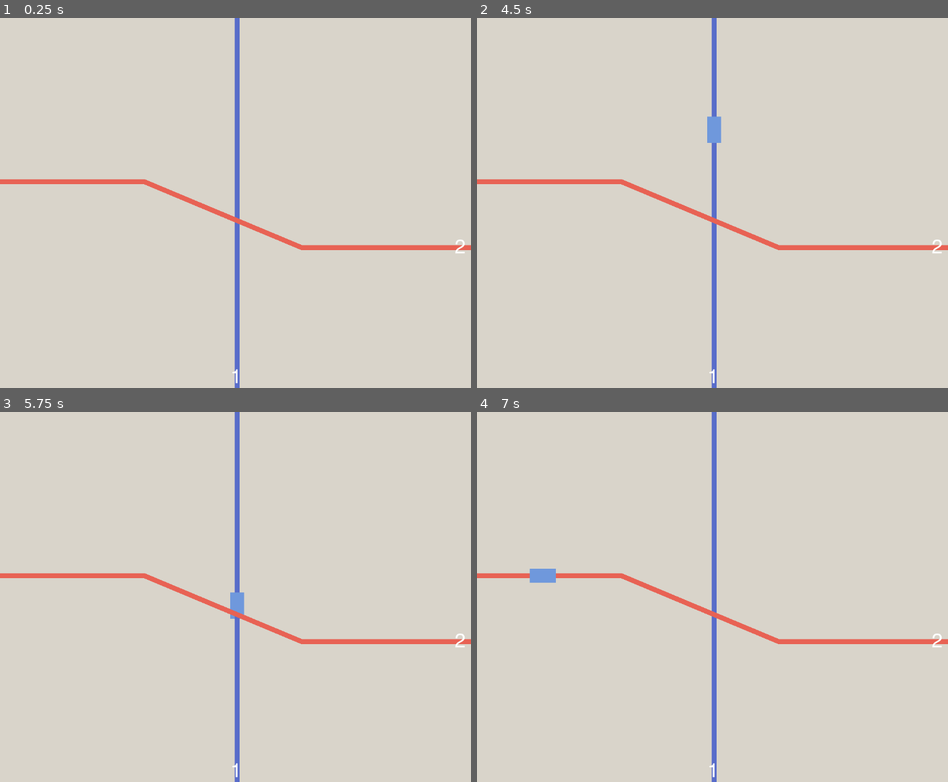
Above: before the commit, frames 1-4 (two rows, left to right).
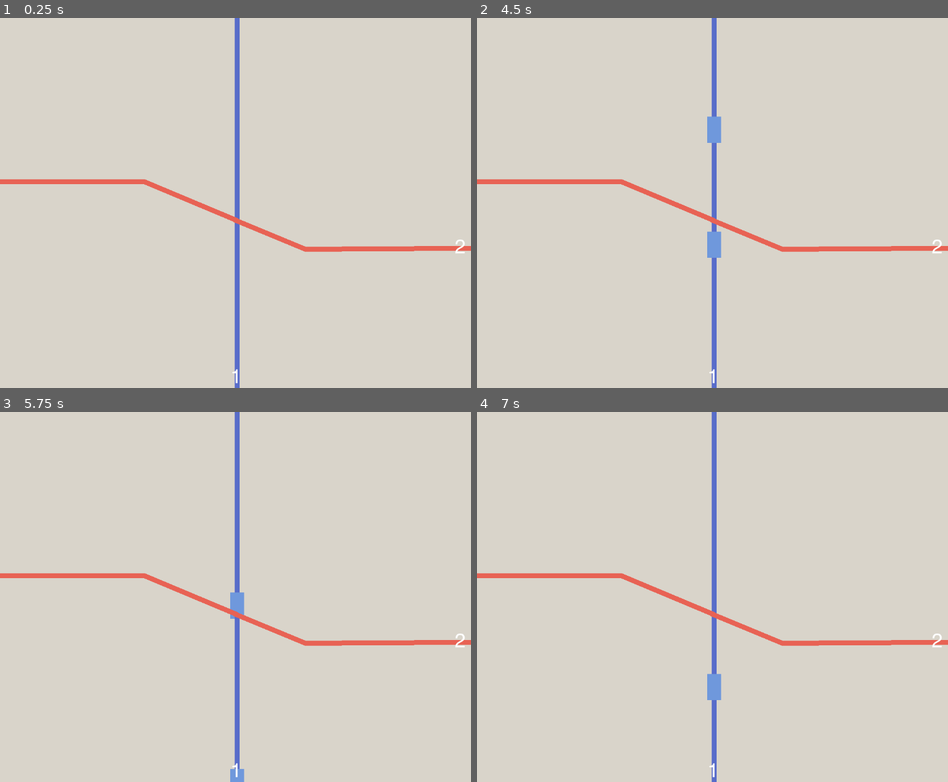
Above: after the commit, the same moments.

Repository: derukaeru/switchyard
Game: Godot game, scene res://src/scenes/main/main.tscn
Two runs of this game, one before a commit and one after it. Both use one fixed random seed, a clock stepped at 60 frames per second and the inputs below.
Inputs:
- Up to frame 1 (0.25 s): no input
- Up to frame 2 (4.5 s): tap Enter at 0.5, 2 s; hold Right 0.53-1.28 s; tap Alt at 0.6, 2.1, 3.6 s; tap Space at 1.25 s; hold Down 1.28-2.03 s; tap Shift at 1.35, 2.85, 4.35 s; hold Right 2.03-2.78 s; hold Up 2.78-3.53 s; hold Left from 3.53 s (still down)
- Up to frame 3 (5.75 s): release Left at 5.03 s; hold Down from 5.03 s (still down); tap Alt at 5.1 s
- Up to frame 4 (7 s): release Down at 5.78 s; hold Right 5.78-6.53 s; tap Shift at 5.85 s; hold Up from 6.53 s (still down); tap Alt at 6.6 s

The runs differ from the first frame. In frame 1, 0.3% of the frame differs, in the area x 49-100%, y 54-64%; in frame 2, 0.5%; in frame 3, 0.4%; in frame 4, 0.7%, in the area x 11-100%, y 42-78%.

Commit message:
feat: added the junction function

Diff:
--- a/src/scenes/maps/level_1.tscn
+++ b/src/scenes/maps/level_1.tscn
@@ -4,7 +4,7 @@
 [ext_resource type="PackedScene" uid="uid://cbe6816t855is" path="res://src/scenes/objects/train.tscn" id="1_pfttx"]
 [ext_resource type="Script" uid="uid://cuym172wt4qwo" path="res://src/scripts/components/rail.gd" id="2_5qwrs"]
 [ext_resource type="Script" uid="uid://bg601bgnlfut0" path="res://src/scripts/components/rail_label.gd" id="4_46tth"]
-[ext_resource type="Script" uid="uid://cmbqdyxgcl3ay" path="res://src/scripts/components/exit_rail.gd" id="5_h8pal"]
+[ext_resource type="Script" uid="uid://dp8ggqt5j2ynj" path="res://src/scripts/components/junction.gd" id="6_ju8f6"]
 
 [sub_resource type="Curve2D" id="Curve2D_m0mif"]
 _data = {
@@ -14,7 +14,7 @@
 
 [sub_resource type="Curve2D" id="Curve2D_h8pal"]
 _data = {
-"points": PackedVector2Array(0, 0, 0, 0, 580, 495, 0, 0, 0, 0, 580, 1194)
+"points": PackedVector2Array(0, 0, 0, 0, 580, 493, 0, 0, 0, 0, 580, 1025)
 }
 point_count = 2
 
@@ -26,7 +26,7 @@
 
 [sub_resource type="Curve2D" id="Curve2D_ju8f6"]
 _data = {
-"points": PackedVector2Array(0, 0, 0, 0, 580, 495, 0, 0, 0, 0, 738, 561, 0, 0, 0, 0, 1598, 561)
+"points": PackedVector2Array(0, 0, 0, 0, 573, 493, 0, 0, 0, 0, 747, 565, 0, 0, 0, 0, 1279, 562)
 }
 point_count = 3
 
@@ -41,9 +41,10 @@
 
 [node name="tracks" type="Node2D" parent="." unique_id=755398829]
 
-[node name="Rail" type="Path2D" parent="tracks" unique_id=2118364005]
+[node name="Rail" type="Path2D" parent="tracks" unique_id=2118364005 node_paths=PackedStringArray("end_junction")]
 curve = SubResource("Curve2D_m0mif")
 script = ExtResource("2_5qwrs")
+end_junction = NodePath("../Junction")
 rail_color = Color(0.3476, 0.4287066, 0.79, 1)
 metadata/_custom_type_script = "uid://cuym172wt4qwo"
 
@@ -51,29 +52,44 @@
 position = Vector2(580, -447)
 rotation = 1.5707964
 
-[node name="RailExit2" type="Path2D" parent="tracks" unique_id=328575882]
+[node name="Rail3" type="Path2D" parent="tracks" unique_id=304619894]
 curve = SubResource("Curve2D_h8pal")
-script = ExtResource("5_h8pal")
-metadata/_custom_type_script = "uid://cmbqdyxgcl3ay"
+script = ExtResource("2_5qwrs")
+metadata/_custom_type_script = "uid://cuym172wt4qwo"
 
-[node name="Rail2" type="Path2D" parent="tracks" unique_id=609968600]
+[node name="Rail2" type="Path2D" parent="tracks" unique_id=609968600 node_paths=PackedStringArray("end_junction")]
 curve = SubResource("Curve2D_5qwrs")
 script = ExtResource("2_5qwrs")
-rail_id = 2
+end_junction = NodePath("../Junction")
 rail_color = Color(0.91, 0.38584003, 0.32760003, 1)
+id = 2
 metadata/_custom_type_script = "uid://cuym172wt4qwo"
 
 [node name="train" parent="tracks/Rail2" unique_id=86710733 instance=ExtResource("1_pfttx")]
 position = Vector2(-600, 400)
 speed = 280
 
-[node name="RailExit" type="Path2D" parent="tracks" unique_id=146722968]
+[node name="Rail4" type="Path2D" parent="tracks" unique_id=875992632]
 curve = SubResource("Curve2D_ju8f6")
-script = ExtResource("5_h8pal")
+script = ExtResource("2_5qwrs")
 rail_color = Color(0.9098039, 0.38431373, 0.32941177, 1)
-metadata/_custom_type_script = "uid://cmbqdyxgcl3ay"
+id = 2
+metadata/_custom_type_script = "uid://cuym172wt4qwo"
 
-[node name="RailLabel" type="Label" parent="tracks" unique_id=754733772]
+[node name="Junction" type="Node2D" parent="tracks" unique_id=284340649 node_paths=PackedStringArray("rails")]
+position = Vector2(580, 495)
+script = ExtResource("6_ju8f6")
+rails = [NodePath("../Rail3"), NodePath("../Rail4")]
+metadata/_custom_type_script = "uid://dp8ggqt5j2ynj"
+
+[node name="labels" type="Control" parent="." unique_id=302543939]
+layout_mode = 3
+anchors_preset = 0
+offset_right = 40.0
+offset_bottom = 40.0
+
+[node name="RailLabel" type="Label" parent="labels" unique_id=754733772]
+layout_mode = 0
 offset_left = 564.0
 offset_top = 855.0
 offset_right = 604.0
@@ -83,7 +99,8 @@
 script = ExtResource("4_46tth")
 metadata/_custom_type_script = "uid://bg601bgnlfut0"
 
-[node name="RailLabel2" type="Label" parent="tracks" unique_id=1502186753]
+[node name="RailLabel2" type="Label" parent="labels" unique_id=1502186753]
+layout_mode = 0
 offset_left = 1112.0
 offset_top = 538.0
 offset_right = 1152.0
--- a/src/scenes/maps/level_2.gd
+++ b/src/scenes/maps/level_2.gd
@@ -1,11 +1 @@
 extends Node2D
-
-
-# Called when the node enters the scene tree for the first time.
-func _ready() -> void:
-	pass # Replace with function body.
-
-
-# Called every frame. 'delta' is the elapsed time since the previous frame.
-func _process(delta: float) -> void:
-	pass
--- a/src/scenes/maps/level_2.tscn
+++ b/src/scenes/maps/level_2.tscn
@@ -1,3 +1,6 @@
 [gd_scene format=3 uid="uid://c1ym5g1bxpeyb"]
 
+[ext_resource type="Script" uid="uid://ch6awljrbtrrn" path="res://src/scenes/maps/level_2.gd" id="1_hsvua"]
+
 [node name="level_2" type="Node2D" unique_id=1182047937]
+script = ExtResource("1_hsvua")
--- a/src/scenes/objects/train.gd
+++ b/src/scenes/objects/train.gd
@@ -4,17 +4,29 @@
 
 @export var train_color: Color = Color("6f98dc")
 @export var speed: int = 160
-
 @export var destination: int = 1
 
 func _ready() -> void:
 	cab.color = train_color
+	loop = false
 
 func _process(delta: float) -> void:
-	progress += delta * speed
+	var rail: Rail = get_parent() as Rail
+	var length: float = rail.curve.get_baked_length()
+	var target: float = progress + speed * delta
 
-	if progress_ratio >= 1.0:
-		finish()
+	if target < length:
+		progress = target
+		return
 
-func finish() -> void:
-	pass
+	var next := rail.get_next_rail()
+	if next == null:
+		progress = length
+		arrived()
+		return
+
+	reparent(next, false)
+	progress = target - length
+
+func arrived() -> void:
+	set_process(false)
--- a/src/scripts/autoloads/event_manager.gd
+++ b/src/scripts/autoloads/event_manager.gd
@@ -1,3 +1 @@
 extends Node
-
-signal building_destroyed(building)
--- a/src/scripts/components/building.gd
+++ /dev/null
@@ -1,20 +0,0 @@
-class_name Building extends Node
-
-var def: NodeDef
-var cell: Vector2i
-
-var hp: int
-var connected: bool = false
-
-func setup(d: NodeDef, c: Vector2i) -> void:
-	def = d
-	cell = c
-	hp = d.hp
-
-func take_damage(amount: int) -> void:
-	hp -= amount
-	if hp <= 0:
-		EventManager.building_destroyed.emit(self)
-
-func network_tick() -> void:
-	pass
--- a/src/scripts/components/exit_rail.gd
+++ /dev/null
@@ -1,14 +0,0 @@
-@tool
-class_name RailExit extends Path2D
-
-@onready var line: Line2D = Line2D.new()
-@export var rail_id: int = 1
-@export var rail_color: Color = Color(0.345, 0.423, 0.793, 1.0)
-
-func _ready() -> void:
-	add_child(line)
-	move_child(line, 0)
-
-	line.points = curve.get_baked_points()
-	line.width = 12
-	line.default_color = rail_color
--- /dev/null
+++ b/src/scripts/components/junction.gd
@@ -0,0 +1,15 @@
+class_name Junction extends Node2D
+
+signal switched(rail_index: int)
+
+@export var rails: Array[Rail] = []
+@export var rail_index: int = 0
+
+func switch_track() -> void:
+	if rails.size() < 2:
+		return
+	rail_index = (rail_index + 1) % rails.size()
+	switched.emit(rail_index)
+
+func get_active_rail() -> Path2D:
+	return rails[rail_index] if not rails.is_empty() else null
--- a/src/scripts/components/node_def.gd
+++ /dev/null
@@ -1,9 +0,0 @@
-class_name NodeDef extends Resource
-
-@export var id: String
-@export var display_name: String
-
-@export var cost: int
-@export var scene: PackedScene
-
-@export var max_hp: int = 10
--- a/src/scripts/components/rail.gd
+++ b/src/scripts/components/rail.gd
@@ -1,9 +1,12 @@
 @tool
 class_name Rail extends Path2D
 
+@export var end_junction: Junction
+
 @onready var line: Line2D = Line2D.new()
-@export var rail_id: int = 1
 @export var rail_color: Color = Color(0.345, 0.423, 0.793, 1.0)
+
+@export var id: int = 1
 
 func _ready() -> void:
 	add_child(line)
@@ -12,3 +15,8 @@
 	line.points = curve.get_baked_points()
 	line.width = 12
 	line.default_color = rail_color
+
+func get_next_rail() -> Rail:
+	if end_junction == null:
+		return null
+	return end_junction.get_active_rail()
Not shown, removed: src/scripts/components/building.gd.uid
Not shown, removed: src/scripts/components/exit_rail.gd.uid
Not shown, added: src/scripts/components/junction.gd.uid
Not shown, removed: src/scripts/components/node_def.gd.uid
Not shown, added: src/scenes/maps/level_1.tscn1903365128.tmp
